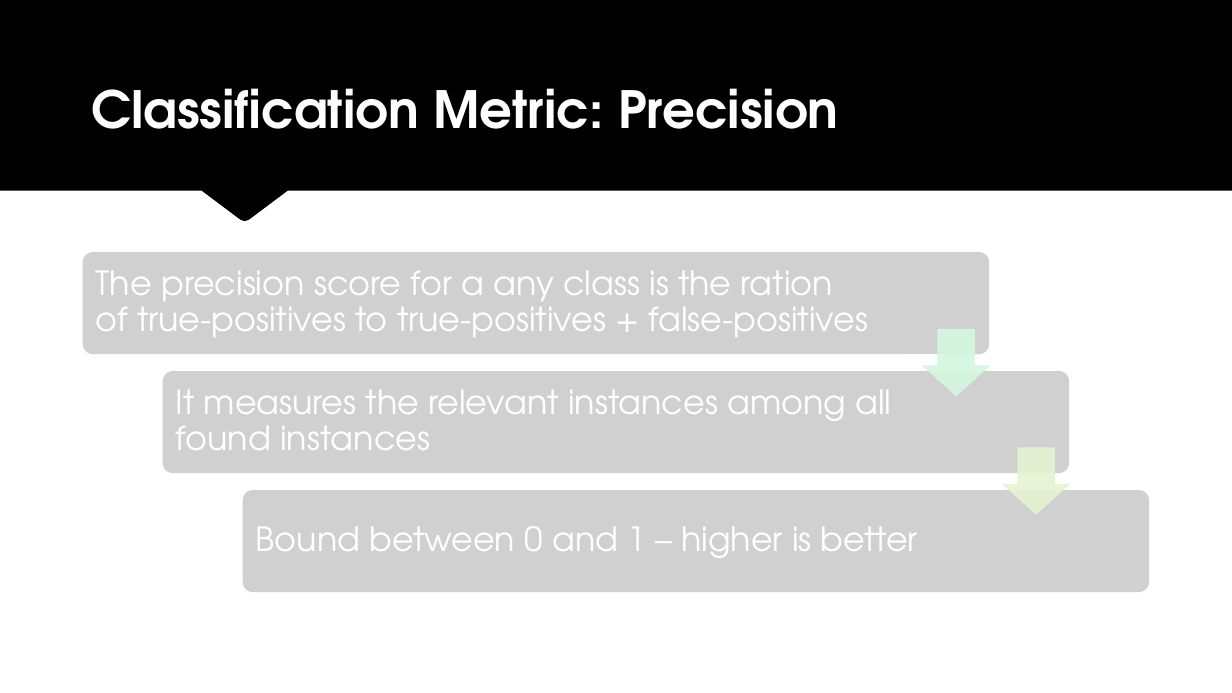
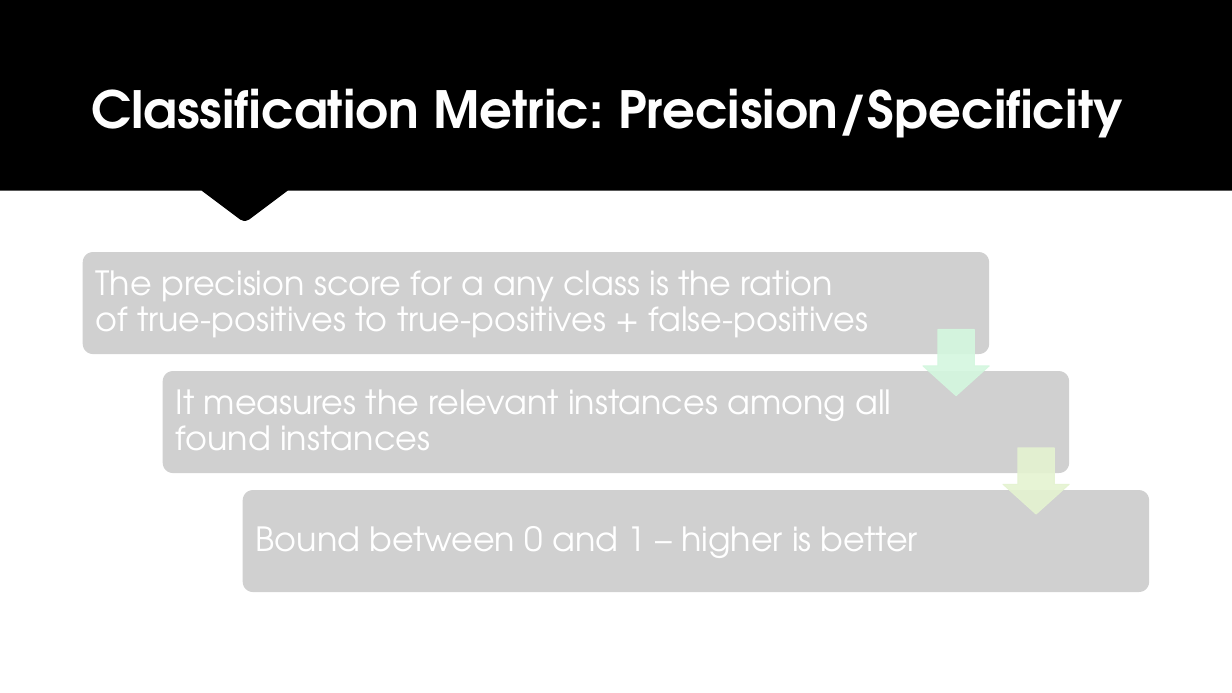
Before and after one commit to landonbuell/Buell-Masters-Project, a slide deck: slide 22 of milestones/BUELL_ENGR6970_Milestone04.pptx (slide 21 before the commit). Drawn at 1232x693 pixels with LibreOffice and Linux fonts; fonts in the diff are those of the drawing; grey boxes stand for pictures; background and template pictures are left out. Boxes give left, top, right and bottom in pixels: in the first picture for what was removed or moved away, otherwise in the second. Text is boxed around its words. In the diff, an @@ line names an element or a change of style, - is before the commit and + after.

```diff
--- a/milestones/BUELL_ENGR6970_Milestone04.pptx
+++ b/milestones/BUELL_ENGR6970_Milestone04.pptx
@@ title at [91, 88, 1123, 138]: text changed @@
-Classification Metric: Precision
+Classification Metric: Precision/Specificity
```
Also in this commit, not shown: 8 other slides changed, 6 slides added, 1 slide removed, 3 other files.
